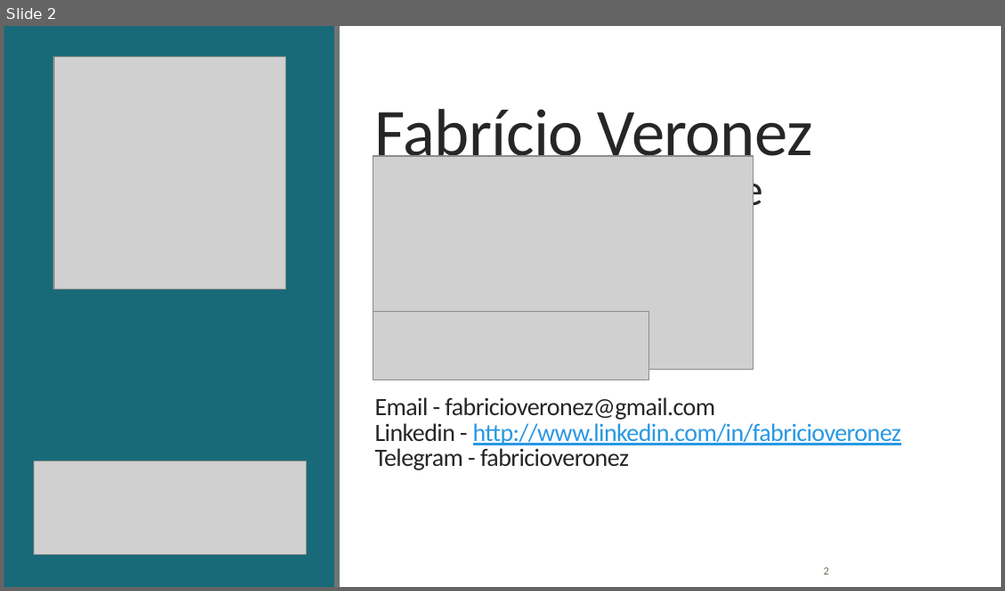
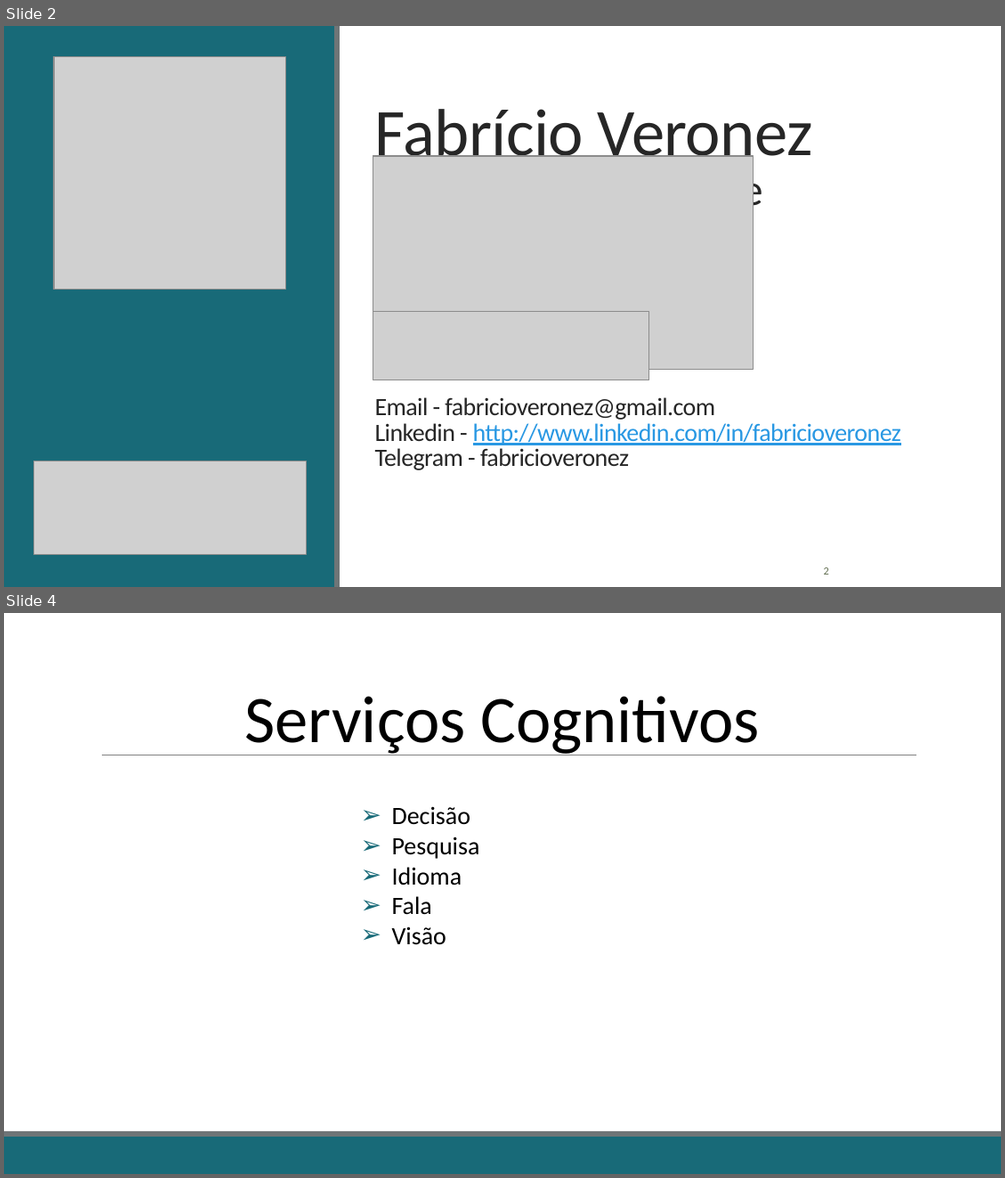
Before and after one commit to fabricioveronez/CustomVisionGlobalAI, a slide deck: docs/ApresentacaoCustomVision.pptx. Shown one above the other, each under a label of ours: slide 2 before the commit, slides 2 and 4 after it; the slides between them are not shown. The pictures are 1005x591 and 1005x1178 pixels, drawn with LibreOffice and Linux fonts; fonts in the diff are those of the drawing; grey boxes stand for pictures. Boxes give left, top, right and bottom in pixels: in the first picture for what was removed or moved away, otherwise in the second. Text is boxed around its words. In the diff, an @@ line names an element or a change of style, - is before the commit and + after.

```diff
--- a/docs/ApresentacaoCustomVision.pptx
+++ b/docs/ApresentacaoCustomVision.pptx
@@ slide 4 added at (4,613,1001,1174), background #FFFFFF @@
@@ text added at (244,696,760,755), 48 pt, text #000000 @@
+Serviços Cognitivos
@@ line added from (102, 755) to (916, 755), #808080 0.5 pt @@
@@ text added at (392,806,480,945), 18 pt, text #000000 @@
+➢ Decisão
+➢ Pesquisa
+➢ Idioma
+➢ Fala
+➢ Visão
@@ rectangle added at (4,1136,1001,1174), fill #186A78 @@
@@ rectangle added at (4,1131,1001,1136), fill #6F7577 @@
```
Also in this commit, not shown: 3 other slides added, 2 slides removed, 8 other files.
